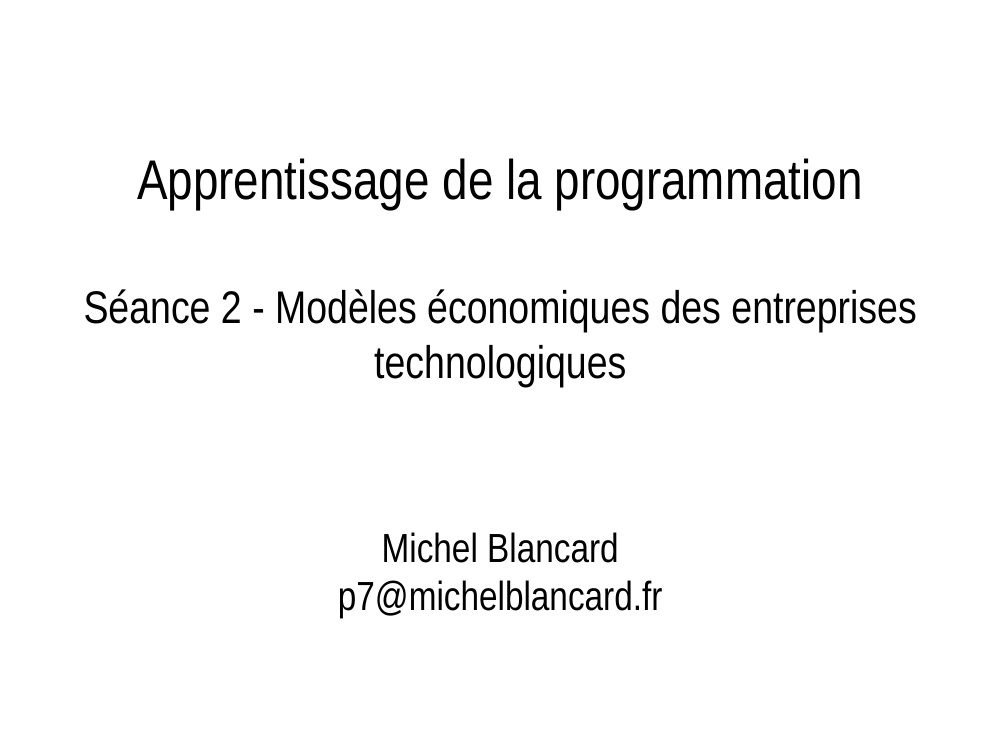
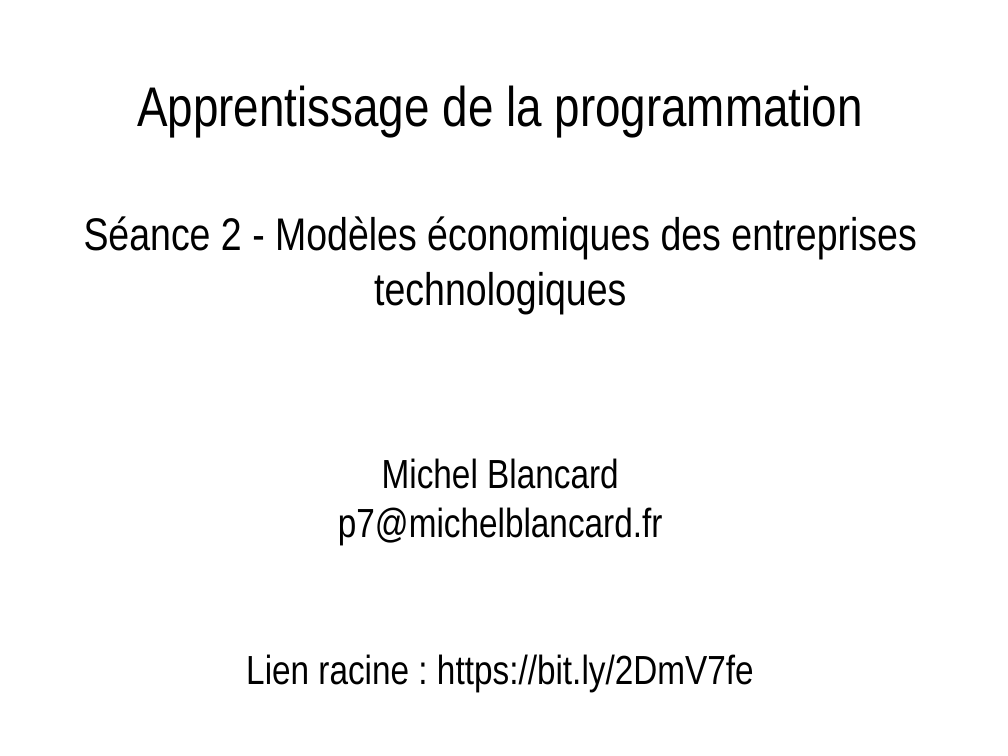
Before and after one commit to Preethi30S/intro-info, a slide deck: slide 1 of 2_modeles_economiques.odp. Drawn at 1008x756 pixels with LibreOffice and Linux fonts; fonts in the diff are those of the drawing. Boxes give left, top, right and bottom in pixels: in the first picture for what was removed or moved away, otherwise in the second. Text is boxed around its words. In the diff, an @@ line names an element or a change of style, - is before the commit and + after.

```diff
--- a/2_modeles_economiques.odp
+++ b/2_modeles_economiques.odp
@@ title at [84, 85, 916, 692]: text changed; size 36 to 32 pt @@
-Apprentissage de la programmation
-Séance 2 - Modèles économiques des entreprises technologiques
-Michel Blancard
-p7@michelblancard.fr
+Apprentissage de la programmation
+Séance 2 - Modèles économiques des entreprises technologiques
+Michel Blancard
+p7@michelblancard.fr
+Lien racine : https://bit.ly/2DmV7fe
```
Also in this commit, not shown: 3 other slides changed, 1 slide added, 4 other files.
